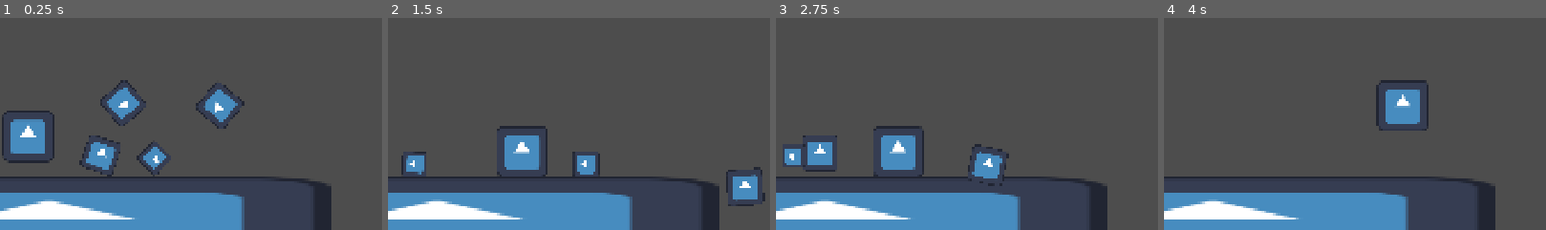
Above: before the commit, frames 1-4 (left to right).
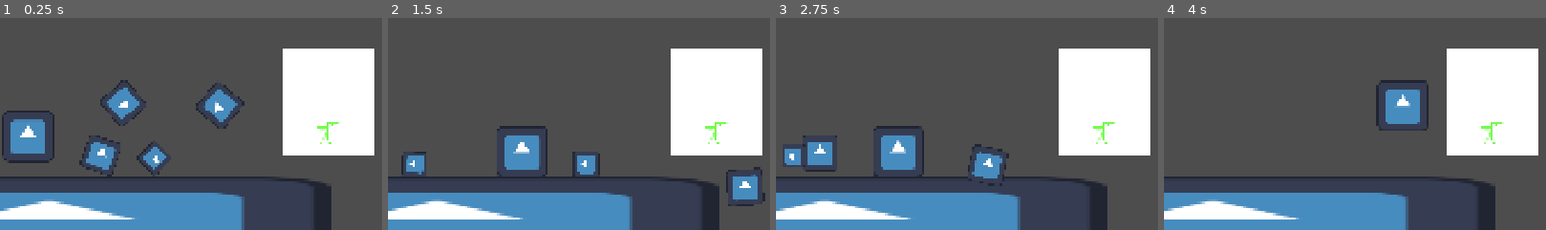
Above: after the commit, the same moments.

Repository: Goodman599/UWGameDevClubFall2026Jam
Game: Godot game, scene res://main.tscn
Two runs of this game, one before a commit and one after it. Both use one fixed random seed, a clock stepped at 60 frames per second and the inputs below. The engine's default icon, where the game draws it, is replaced by a stand-in: a white triangle on a blue panel in a dark square.
Inputs:
- Up to frame 1 (0.25 s): no input
- Up to frame 2 (1.5 s): hold Space (jump) 0.53-1.28 s; hold D (right) from 0.53 s (still down); tap K (create_bomb) at 1.35 s
- Up to frame 3 (2.75 s): tap Space (jump) at 1.52, 1.55, 1.82 s; release D (right) at 2.03 s; hold A (left) from 2.03 s (still down); hold Space (jump) from 2.03 s (still down); tap J (create_platform) at 2.1 s
- Up to frame 4 (4 s): release A (left) at 2.78 s; release Space (jump) at 2.78 s; hold D (right) from 2.78 s (still down); tap Space (jump) at 2.85, 3.02, 3.32 s; hold Space (jump) from 3.53 s (still down); tap K (create_bomb) at 3.6 s
The pictures show only the part of the screen within x 46-96%, y 33-83%; the shares and areas given below are measured in that part.

The runs differ from the first frame. In frame 1, 12% of the frame differs, in the area x 74-98%, y 14-65%; in frame 2, 12%; in frame 3, 12%; in frame 4, 12%.

Commit message:
tree (deposit) implemented
still need to add functionality to disable it when the player's backtracking/enters the room with more than 1 scrap

Diff:
--- /dev/null
+++ b/game_objects/tree_files/tree.gd
@@ -0,0 +1,44 @@
+class_name tree
+extends Node2D
+
+var score := 0
+var perfect_score_threshold : int
+const GROW_RATE : float = 5 # how fast the tree grows in scrap per second
+var player_node : Player
+var enabled := true # tree will be turned off if the player enters from the wrong direction or with more than one scrap
+
+var player_touching := false
+var grow_cooldown := 0.0
+# TODO add temp animated sprite
+
+func _ready() -> void:
+	$AnimatedSprite2D.play("sprout")
+	player_node = GameManager.player_node
+
+func _process(delta: float) -> void:
+	if player_touching and grow_cooldown <= 0 and enabled:
+		if GameManager.scrap <= 1:
+			player_node.set_physics_process(true)
+			if perfect_score_threshold <= score:
+				$AnimatedSprite2D.play("blossoming_tree")
+		else:
+			player_node.set_physics_process(false)
+			GameManager.remove_scrap_resource(1)
+			score += 1
+			grow_cooldown += 1 / GROW_RATE
+			# TODO sound effect
+			if score < perfect_score_threshold:
+				$AnimatedSprite2D.play("tree")
+	if grow_cooldown > 0:
+		grow_cooldown -= delta
+
+func _on_area_2d_body_entered(body: Node2D) -> void:
+	if body is Player:
+		player_touching = true
+
+func _on_area_2d_body_exited(body: Node2D) -> void:
+	if body is Player:
+		player_touching = false
+
+func set_perfect_score_threshold(threshold: int) -> void:
+	perfect_score_threshold = threshold
--- /dev/null
+++ b/game_objects/tree_files/tree.tscn
@@ -0,0 +1,55 @@
+[gd_scene format=3 uid="uid://baqh3stspn22w"]
+
+[ext_resource type="Script" uid="uid://bkpbn8mjub8uy" path="res://game_objects/tree_files/tree.gd" id="1_xbhje"]
+[ext_resource type="Texture2D" uid="uid://dv64uphq2b5eq" path="res://game_objects/tree_files/temp_sprout.png" id="2_rnu6r"]
+[ext_resource type="Texture2D" uid="uid://bb4qpt8v1xm3t" path="res://game_objects/tree_files/temp_tree.png" id="3_7qsop"]
+[ext_resource type="Texture2D" uid="uid://6hgm63hinah7" path="res://game_objects/tree_files/temp_blossom.png" id="4_7qsop"]
+
+[sub_resource type="SpriteFrames" id="SpriteFrames_7yv6r"]
+animations = [{
+"frames": [{
+"duration": 1.0,
+"texture": ExtResource("4_7qsop")
+}],
+"loop": 1,
+"name": &"blossoming_tree",
+"speed": 5.0
+}, {
+"frames": [{
+"duration": 1.0,
+"texture": ExtResource("2_rnu6r")
+}],
+"loop": 1,
+"name": &"sprout",
+"speed": 5.0
+}, {
+"frames": [{
+"duration": 1.0,
+"texture": ExtResource("3_7qsop")
+}],
+"loop": 1,
+"name": &"tree",
+"speed": 5.0
+}]
+
+[sub_resource type="RectangleShape2D" id="RectangleShape2D_7yv6r"]
+size = Vector2(274, 278.25)
+
+[node name="Tree" type="Node2D" unique_id=1674240212]
+script = ExtResource("1_xbhje")
+
+[node name="AnimatedSprite2D" type="AnimatedSprite2D" parent="." unique_id=377880982]
+position = Vector2(-1, 0)
+sprite_frames = SubResource("SpriteFrames_7yv6r")
+animation = &"sprout"
+
+[node name="Area2D" type="Area2D" parent="." unique_id=8844438]
+collision_mask = 2
+
+[node name="CollisionShape2D" type="CollisionShape2D" parent="Area2D" unique_id=1436547889]
+position = Vector2(-2, -1.875)
+shape = SubResource("RectangleShape2D_7yv6r")
+
+[connection signal="tree_entered" from="." to="." method="_on_tree_entered"]
+[connection signal="body_entered" from="Area2D" to="." method="_on_area_2d_body_entered"]
+[connection signal="body_exited" from="Area2D" to="." method="_on_area_2d_body_exited"]
--- a/main.tscn
+++ b/main.tscn
@@ -4,6 +4,7 @@
 [ext_resource type="PackedScene" uid="uid://3w7eu5fawrvb" path="res://ui_files/scrap_ui.tscn" id="1_1bvp3"]
 [ext_resource type="Texture2D" uid="uid://d3ltd0mands33" path="res://icon.svg" id="2_h2yge"]
 [ext_resource type="PackedScene" uid="uid://80e7j42bq2d5" path="res://game_objects/scrap_files/scrap_metal.tscn" id="4_1bvp3"]
+[ext_resource type="PackedScene" uid="uid://baqh3stspn22w" path="res://game_objects/tree_files/tree.tscn" id="5_lquwl"]
 
 [sub_resource type="GDScript" id="GDScript_h2yge"]
 
@@ -66,3 +67,6 @@
 
 [node name="ScrapMetal12" parent="." unique_id=155063657 instance=ExtResource("4_1bvp3")]
 position = Vector2(1178, 680)
+
+[node name="Tree" parent="." unique_id=1674240212 instance=ExtResource("5_lquwl")]
+position = Vector2(1707, 571)
--- a/player_files/player.gd
+++ b/player_files/player.gd
@@ -411,3 +411,8 @@
 	# Force correct
 	if TimeStop.is_time_stopped:
 		velocity.y += -19.99952698
+
+# called when growing tree
+# prevents player from moving until tree is finished growing
+func grow_tree() -> void:
+	pass # TODO
Binary file added: game_objects/tree_files/temp_blossom.png
Not shown, added: game_objects/tree_files/temp_blossom.png.import
Binary file added: game_objects/tree_files/temp_sprout.png
Not shown, added: game_objects/tree_files/temp_sprout.png.import
Binary file added: game_objects/tree_files/temp_tree.png
Not shown, added: game_objects/tree_files/temp_tree.png.import
Not shown, added: game_objects/tree_files/tree.gd.uid
